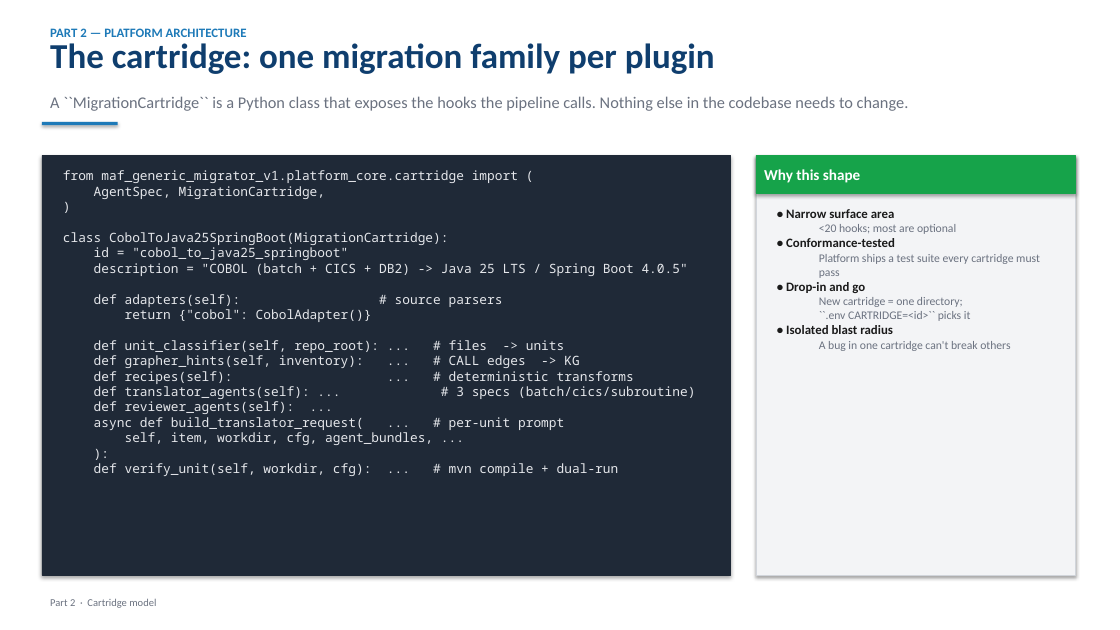
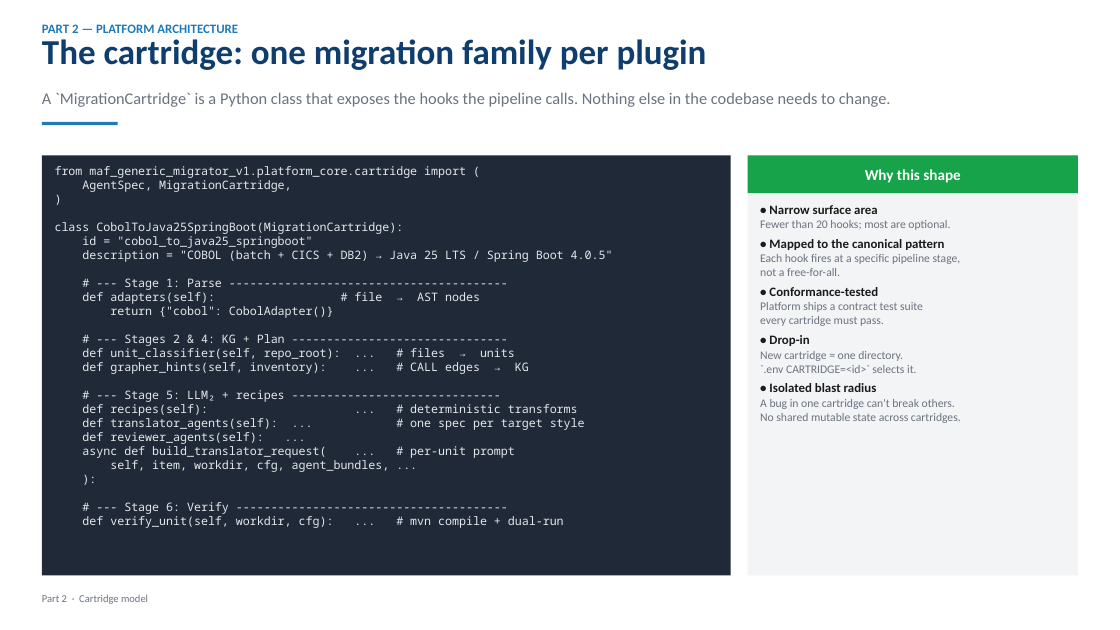
Before and after one commit to cwijayasundara/legacy_mod_maf_v2, a slide deck: slide 10 of docs/design_deck.pptx (slide 7 before the commit). Drawn at 1120x630 pixels with LibreOffice and Linux fonts; fonts in the diff are those of the drawing. Boxes give left, top, right and bottom in pixels: in the first picture for what was removed or moved away, otherwise in the second. Text is boxed around its words. In the diff, an @@ line names an element or a change of style, - is before the commit and + after.

```diff
--- a/docs/design_deck.pptx
+++ b/docs/design_deck.pptx
@@ text "PART 2 — PLATFORM ARCHITECTURE": place and size @@
-text "PART 2 — PLATFORM ARCHITECTURE" at <box>50,28,247,37</box>
+text "PART 2 — PLATFORM ARCHITECTURE" at <box>42,24,238,33</box>
@@ text "The cartridge: one migration family ...": place and size @@
-text "The cartridge: one migration family ..." at <box>50,43,715,74</box>
+text "The cartridge: one migration family ..." at <box>42,39,707,70</box>
@@ text at <box>42,92,891,107</box>: text changed @@
-A ``MigrationCartridge`` is a Python class that exposes the hooks the pipeline calls. Nothing else in the codebase needs to change.
+A `MigrationCartridge` is a Python class that exposes the hooks the pipeline calls. Nothing else in the codebase needs to change.
@@ rectangle at <box>42,122,118,125</box>: shadow off @@
@@ rectangle at <box>42,155,731,576</box>: outline #1F2937 0.75 pt to none; shadow off @@
@@ text at <box>55,166,578,528</box>: size 11 to 10 pt in "from maf_generic_migrator_v1.platform_core.cartridge import  ...", "AgentSpec, MigrationCartridge,", ")", "class CobolToJava25SpringBoot(MigrationCartridge):" and 8 more places @@
@@ text "Why this shape": place and size @@
-text "Why this shape" at <box>756,155,1075,193</box>
+text "Why this shape" at <box>865,169,960,183</box>
@@ text "Why this shape" at <box>865,169,960,183</box>: alignment left to centre; fill #16A34A to none; outline #16A34A 0.75 pt to none; shadow off @@
@@ rectangle: place and size @@
-rectangle at <box>756,155,1075,576</box>
+rectangle at <box>748,155,1078,576</box>
@@ rectangle at <box>748,155,1078,576</box>: outline #D1D5DB 0.75 pt to none; shadow off @@
@@ rectangle added at <box>748,155,1078,193</box>, fill #16A34A @@
@@ text "• Narrow surface area": place and size @@
-text "• Narrow surface area" at <box>786,209,1040,351</box>
+text "• Narrow surface area" at <box>760,205,961,423</box>
@@ text at <box>760,220,961,276</box>: text changed @@
-  <20 hooks; most are optional
+Fewer than 20 hooks; most are optional.
+• Mapped to the canonical pattern
+Each hook fires at a specific pipeline stage,
+not a free-for-all.
@@ text at <box>82,250,613,304</box>: text changed; size 11 to 10 pt @@
-description = "COBOL (batch + CICS + DB2) -> Java 25 LTS / Spring Boot 4.0.5"
-def adapters(self): # source parsers
+description = "COBOL (batch + CICS + DB2) → Java 25 LTS / Spring Boot 4.0.5"
+# --- Stage 1: Parse ----------------------------------------
+def adapters(self): # file → AST nodes
@@ text at <box>769,287,878,392</box>: more space between paragraphs @@
@@ text at <box>760,302,923,373</box>: text changed @@
-  Platform ships a test suite every cartridge must pass
-• Drop-in and go
-  New cartridge = one directory;
-  ``.env CARTRIDGE=<id>`` picks it
+Platform ships a contract test suite
+every cartridge must pass.
+• Drop-in
+New cartridge = one directory.
+`.env CARTRIDGE=<id>` selects it.
@@ text at <box>82,334,529,402</box>: text changed; size 11 to 10 pt @@
-def unit_classifier(self, repo_root): ... # files -> units
-def grapher_hints(self, inventory): ... # CALL edges -> KG
+# --- Stages 2 & 4: KG + Plan -------------------------------
+def unit_classifier(self, repo_root): ... # files → units
+def grapher_hints(self, inventory): ... # CALL edges → KG
+# --- Stage 5: LLM₂ + recipes ------------------------------
@@ text at <box>82,418,585,430</box>: text changed; size 11 to 10 pt @@
-def translator_agents(self): ... # 3 specs (batch/cics/subroutine)
+def translator_agents(self): ... # one spec per target style
@@ text at <box>760,399,961,423</box>: text changed @@
-  A bug in one cartridge can't break others
+A bug in one cartridge can't break others.
+No shared mutable state across cartridges.
@@ text at <box>124,502,229,514</box>: paragraph added @@
+# --- Stage 6: Verify ---------------------------------------
@@ text "Part 2 · Cartridge model": place and size @@
-text "Part 2 · Cartridge model" at <box>50,599,156,608</box>
+text "Part 2 · Cartridge model" at <box>42,595,148,604</box>
```
Also in this commit, not shown: 27 other slides changed, 9 slides added, 3 slides removed, 1 other file.
